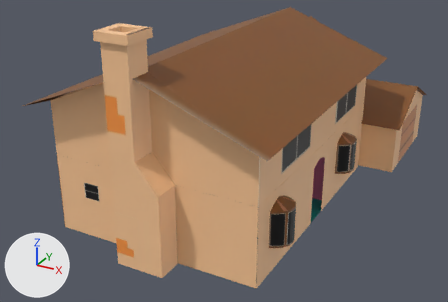
The Blender file Practica1/Models/Proyecto/Casa.blend as it was, and as the next commit left it.
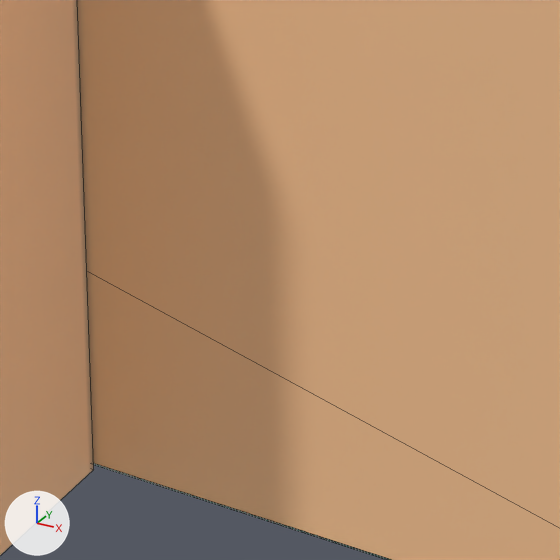
Old and new are each drawn whole from a 50 mm lens placed at (52.1, -92.2, 68.9), pointed at (-10.7, 22.1, 11.8) and again close up on the part from 38% to 49% of the width and 73% to 90% of the height. The lights are fixed; the arrows at lower left show +X, +Y and +Z. The close-ups show mesh edges as thin lines.

In view in the first close-up: 'Cubo'.
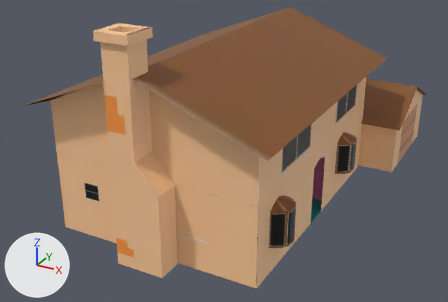
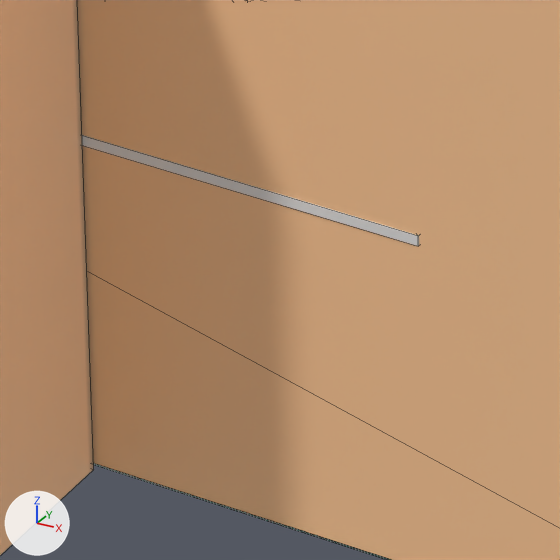
Scene script edits in JSON lines:
```json
{"op": "add", "block": "mat_chimenea", "code": ["mat_chimenea = principled_material('Chimenea')", "mat_chimenea.base_color = (0.8, 0.8, 0.8)  # white #e7e7e7"]}
{"op": "add", "block": "me_plano", "code": ["me_plano = bpy.data.meshes.new('Plano')", "me_plano.from_pydata(...)  # 104 vertices, 94 faces; spans x -2.33..1.98, y 0.0..9.72, z -2.27..2.27", "me_plano.materials.append(mat_chimenea)  # its picture is missing"]}
{"op": "add", "block": "ob_plano", "code": ["ob_plano = bpy.data.objects.new('Plano', me_plano)", "ob_plano.location = (0.0, -6.37, 2.6)", "ob_plano.rotation_euler = (1.571, 0.0, 1.571)  # degrees (90, 0, 90)", "ob_plano.scale = (1.48, 1.68, 1.51)"]}
```

Where the change shows, as pixel boxes [x1, y1, x2, y2] in the close-ups (560 x 560 px):
```json
{"object": "Plano", "change": "added", "after": [82, 135, 419, 246]}
```
